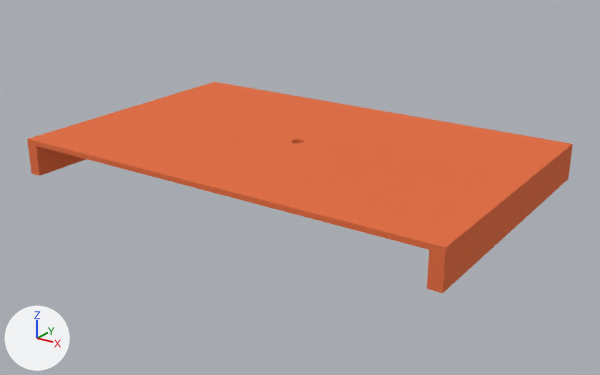
Two versions of the Blender file 7_Allegati/ModelliHW/modello_piano.blend, one commit apart.
Before and after are seen from a camera (50 mm lens) standing at (35.2, -51.3, 22.8) and looking at (0.6, -0.6, -0.7). Arrows for +X, +Y and +Z are at lower left; the lights stay in place.

The first picture shows 'Piano'.
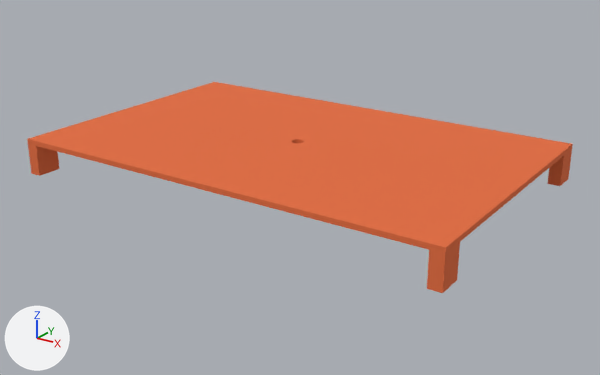
The change, as JSON lines over the scene's bpy script:
```json
{"op": "add", "block": "me_cube", "code": ["me_cube = bpy.data.meshes.new('Cube')", "me_cube.from_pydata(...)  # a box spanning x -1.0..1.0, y -1.0..1.0, z -1.0..1.0"]}
{"op": "add", "block": "ob_piano", "code": "_m = ob_piano.modifiers.new('Boolean.002', 'BOOLEAN')"}
{"op": "add", "block": "ob_piano", "code": "_m.object = ob_cube"}
{"op": "add", "block": "ob_cube", "code": ["ob_cube = bpy.data.objects.new('Cube', me_cube)", "ob_cube.location = (0.0, 0.0, 1.25)", "ob_cube.scale = (25.0, 9.5, 1.25)", "ob_cube.hide_render = True"]}
```

Where the change shows, as pixel boxes [x1, y1, x2, y2] in the pictures (600 x 375 px):
```json
{"object": "Piano", "change": "modifiers changed", "before": [27, 82, 573, 293], "after": [27, 82, 573, 293]}
```
